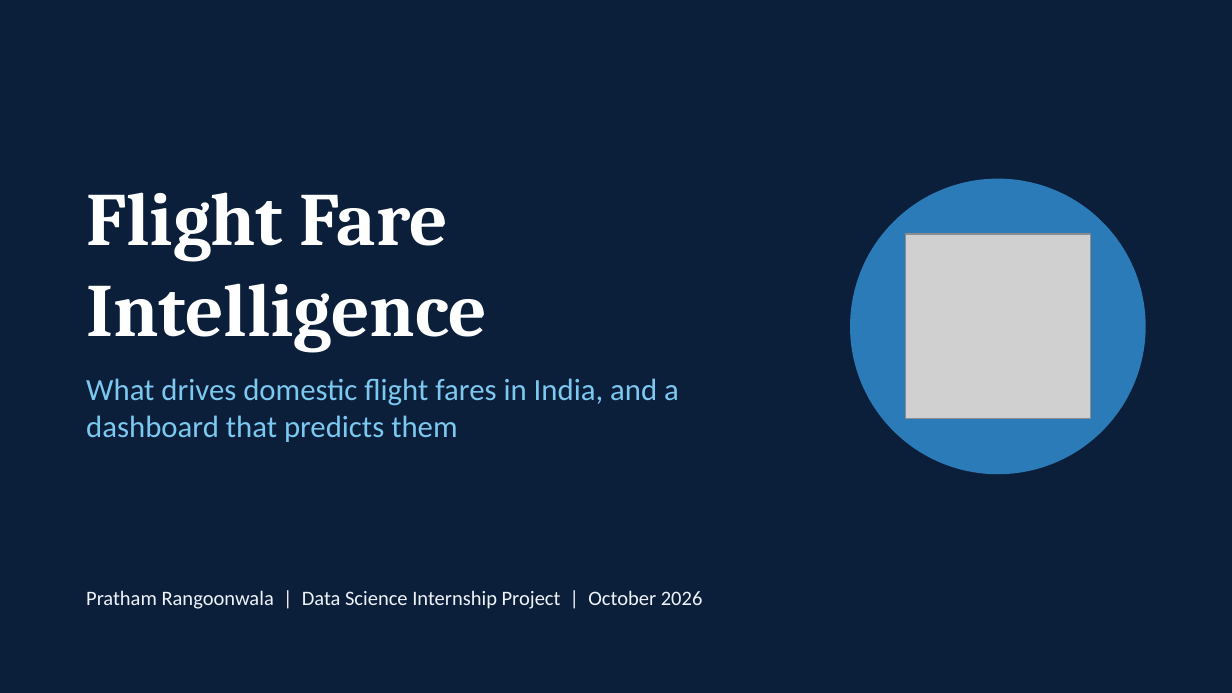
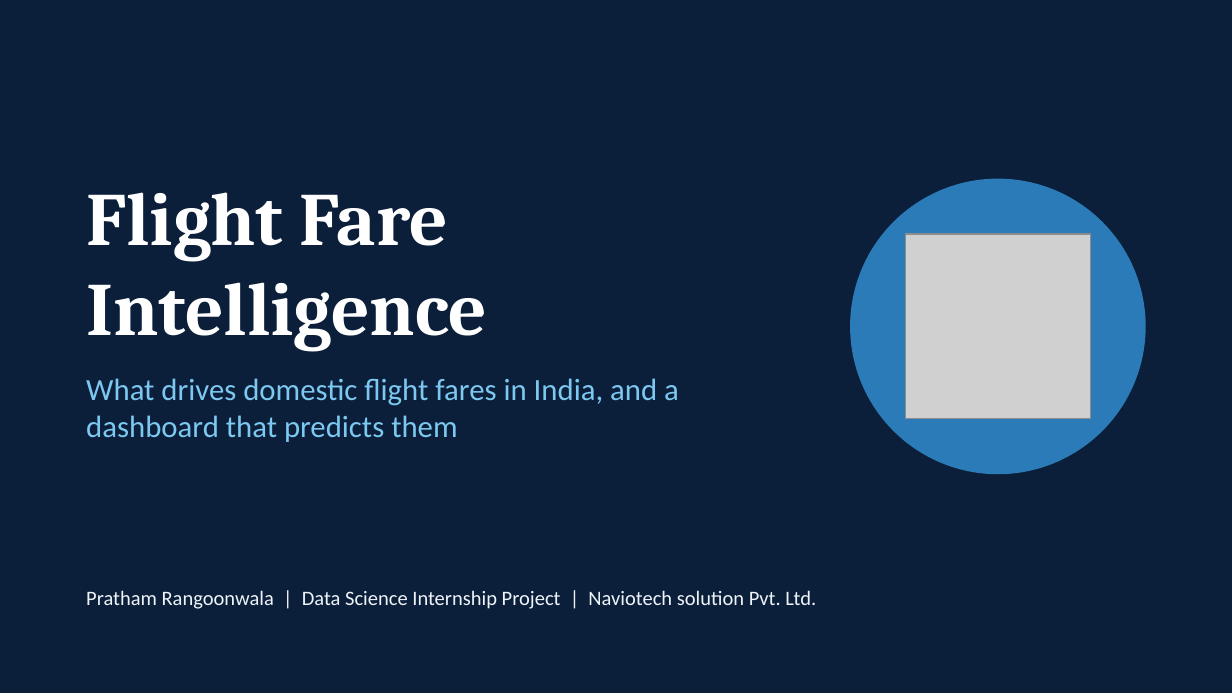
Before and after one commit to Pratham719/flight-fare-intelligence, a slide deck: slide 1 of Documentation/presentation.pptx. Drawn at 1232x693 pixels with LibreOffice and Linux fonts; fonts in the diff are those of the drawing; grey boxes stand for pictures. Boxes give left, top, right and bottom in pixels: in the first picture for what was removed or moved away, otherwise in the second. Text is boxed around its words. In the diff, an @@ line names an element or a change of style, - is before the commit and + after.

Commit message:
Unseen-flight evaluation

```diff
--- a/Documentation/presentation.pptx
+++ b/Documentation/presentation.pptx
@@ text at (86, 590, 816, 609): text changed @@
-Pratham Rangoonwala | Data Science Internship Project | October 2026
+Pratham Rangoonwala | Data Science Internship Project | Naviotech solution Pvt. Ltd.
```
Also in this commit, not shown: 13 other slides changed, 2 slides added, 9 other files.
